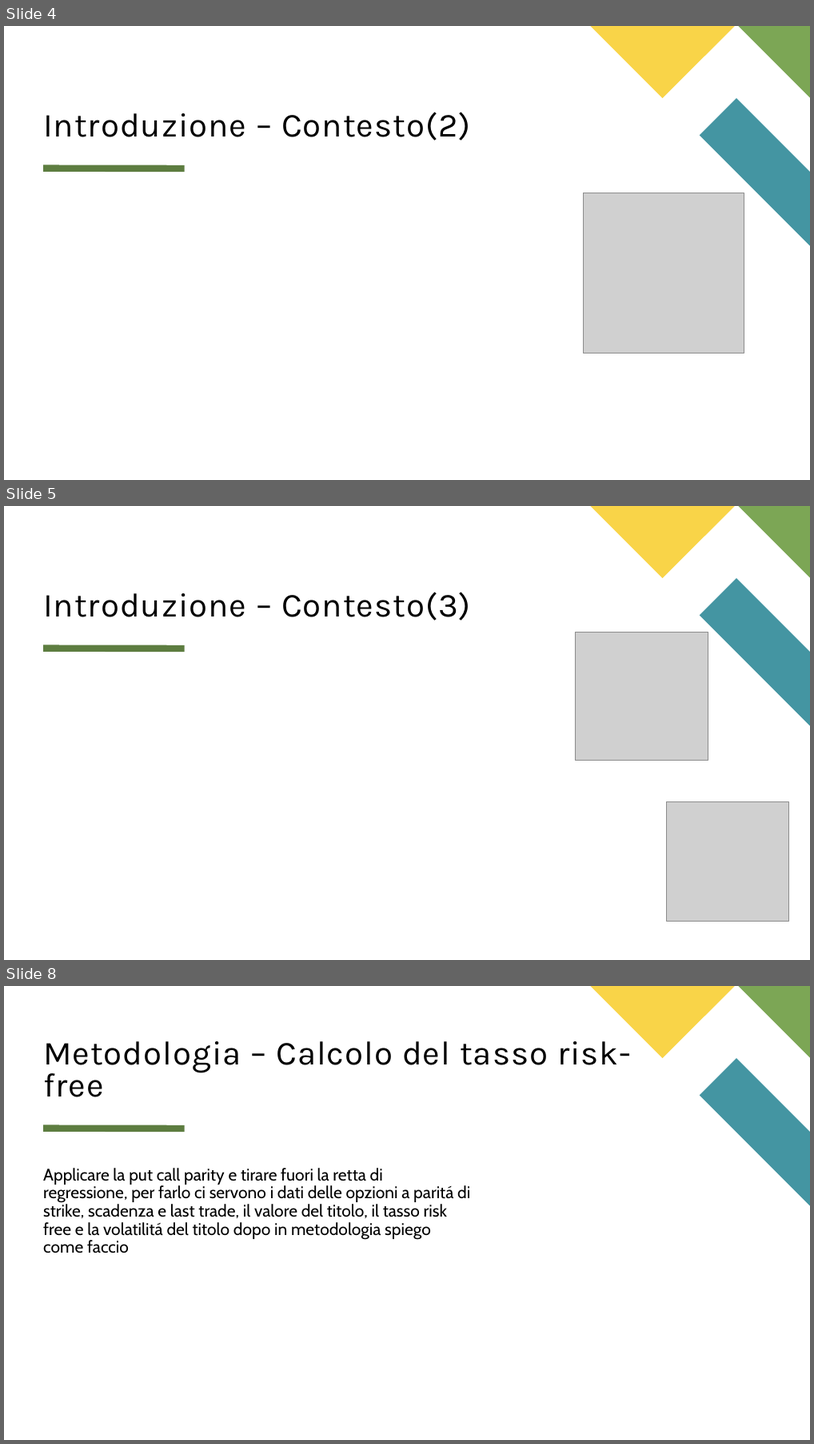
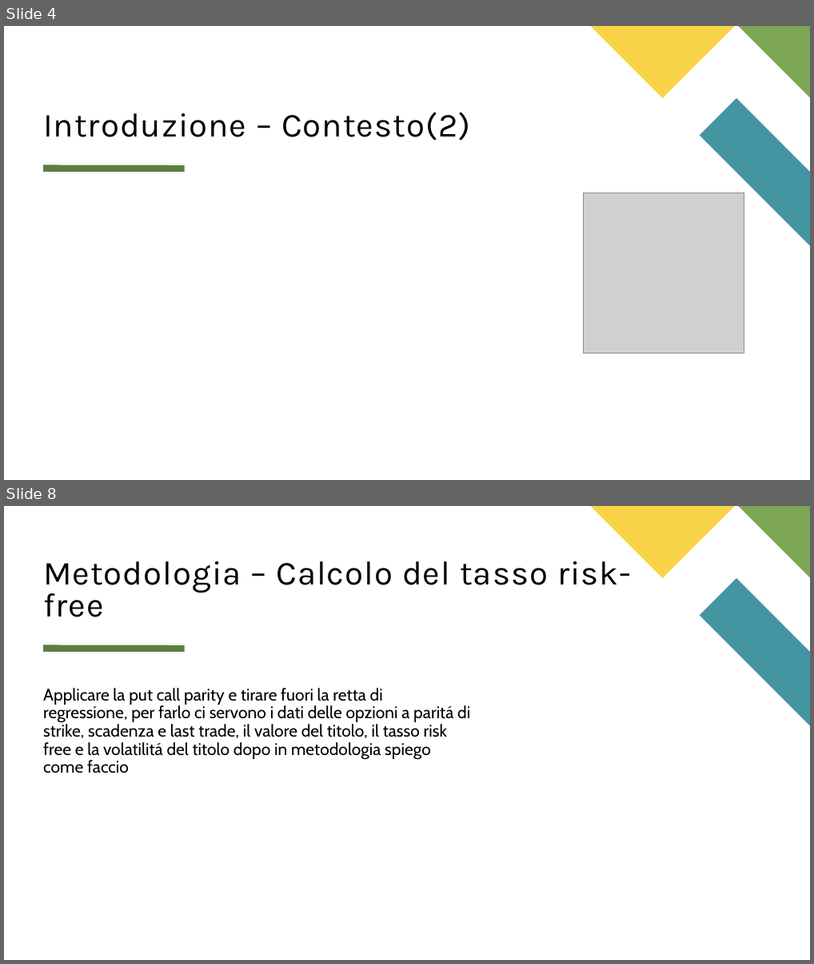
Before and after one commit to matteo-conti-97/MPSMF_Project, a slide deck: presentazione.pptx. Shown one above the other, each under a label of ours: slides 4, 5 and 8 before the commit, slides 4 and 8 after it; the slides between them are not shown. The pictures are 814x1444 and 814x964 pixels, drawn with LibreOffice and Linux fonts; fonts in the diff are those of the drawing; grey boxes stand for pictures. Boxes give left, top, right and bottom in pixels: in the first picture for what was removed or moved away, otherwise in the second. Text is boxed around its words. In the diff, an @@ line names an element or a change of style, - is before the commit and + after.

```diff
--- a/presentazione.pptx
+++ b/presentazione.pptx
@@ slide 5 removed at bbox=[4, 506, 810, 960], background #FFFFFF; not listed: 4 template elements that a slide beside it also shows @@
@@ title removed at bbox=[43, 592, 471, 620] @@
-Introduzione – Contesto(3)
@@ picture removed at bbox=[575, 632, 708, 760] @@
@@ picture removed at bbox=[667, 801, 789, 921] @@
```
Also in this commit, not shown: 2 slides changed, 2 slides added, 1 other slide removed.
